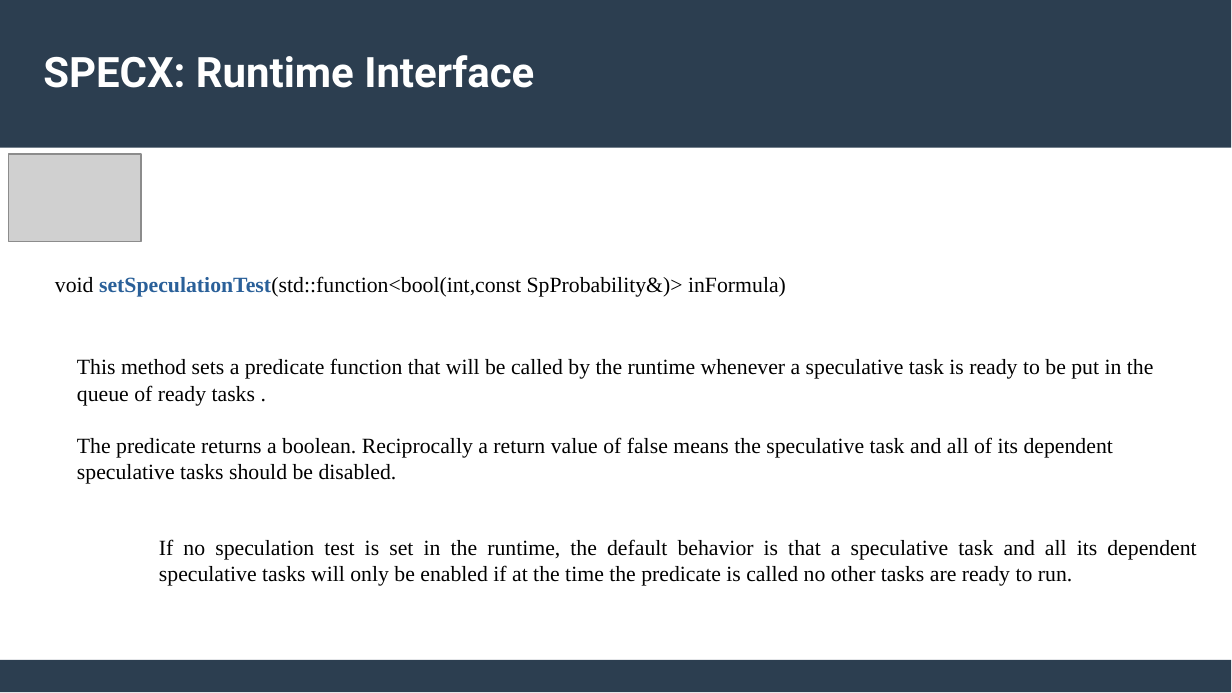
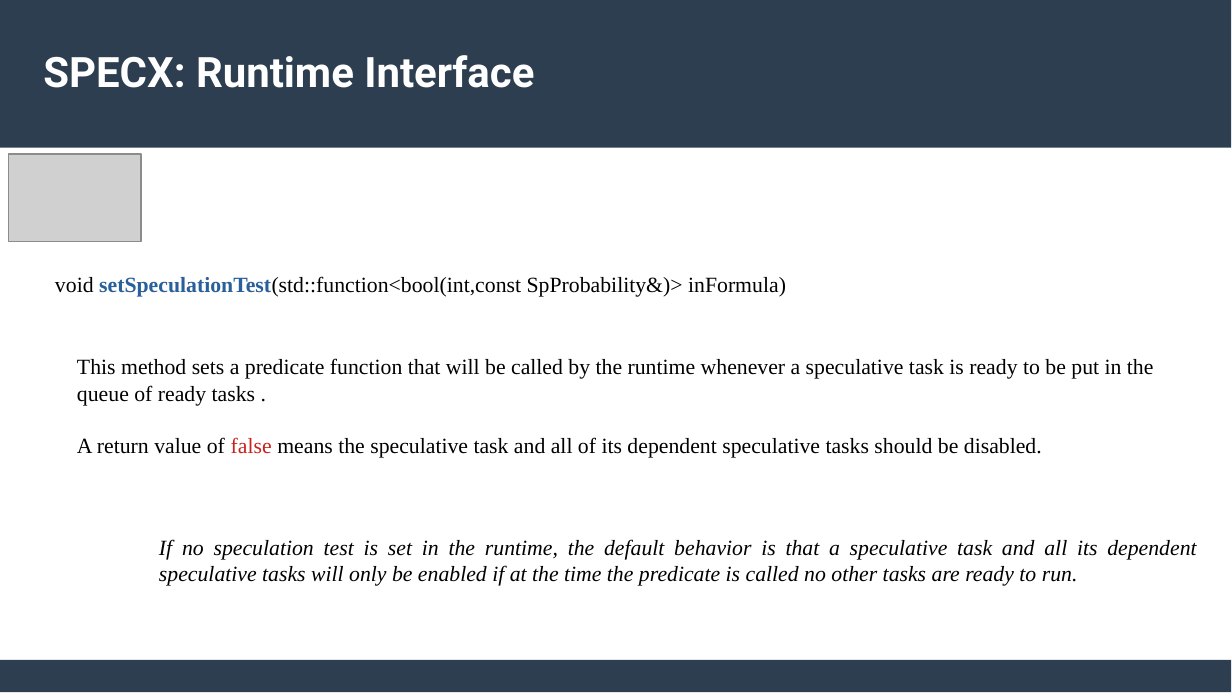
Before and after one commit to feelpp/parallel-programming, a slide deck: slide 9 of docs/modules/ROOT/assets/attachments/Session6_ParallelProgramming_Specx.pptx. Drawn at 1232x693 pixels with LibreOffice and Linux fonts; fonts in the diff are those of the drawing; grey boxes stand for pictures. Boxes give left, top, right and bottom in pixels: in the first picture for what was removed or moved away, otherwise in the second. Text is boxed around its words. In the diff, an @@ line names an element or a change of style, - is before the commit and + after.

```diff
--- a/docs/modules/ROOT/assets/attachments/Session6_ParallelProgramming_Specx.pptx
+++ b/docs/modules/ROOT/assets/attachments/Session6_ParallelProgramming_Specx.pptx
@@ text at (77, 437, 1042, 458): text changed @@
-The predicate returns a boolean. Reciprocally a return value of false means the speculative task and all of its dependent speculative tasks should be disabled.
+A return value of false means the speculative task and all of its dependent speculative tasks should be disabled.
@@ text "If no speculation test is ..." at (159, 539, 1196, 586): italic on @@
```
Also in this commit, not shown: 7 other slides changed, 4 slides added, 1 slide removed, 1 other file.
